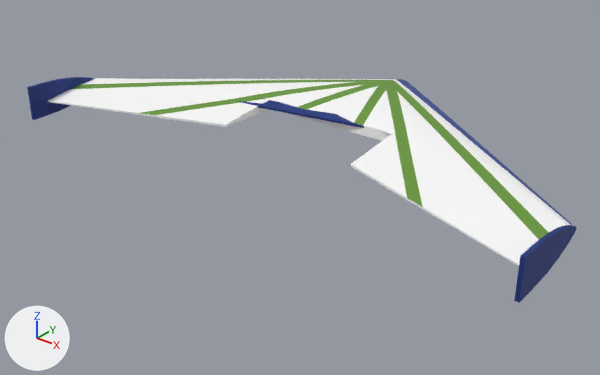
One commit to the Blender file Art/Aircraft/Wing/Wing.blend: the scene before it, then after it.
Rendered twice from a 50 mm camera at (0.628, -0.872, 0.405) aimed at (-0.003, -0.083, -0.084). Lighting does not change. The marker at lower left points along +X, +Y and +Z.

Names of what the first picture shows: 'LeftElevon', 'Wing', 'WingTips'.
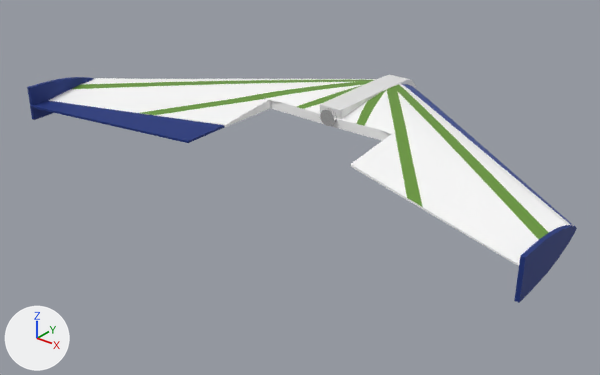
Pixel boxes [x1, y1, x2, y2] of what changed, in the pictures (600 x 375 px):
'LeftElevon', reshaped, moved, rescaled
    before: [238, 100, 364, 128]
    after: [30, 101, 224, 143]
'CenterPod', added
    after: [320, 75, 416, 119]
'Motor', added
    after: [320, 108, 337, 126]
part 1 of me_plane, built on
    before: [255, 79, 451, 141]
    after: [254, 79, 451, 141]

What changed in the scene script:
```text
Add mat_shiny:
    mat_shiny = principled_material('Shiny')
    mat_shiny.base_color = (0.8, 0.8, 0.8)  # white #e7e7e7
    mat_shiny.metallic = 0.832
    mat_shiny.roughness = 0.105
Change me_plane:
    used by ob_wing; location = (0.0, 0.0952, -0.0053)
    remove me_plane.from_pydata(...)  # 28 vertices, 23 faces; spans x 0.0..0.375, y -0.307..0.084, z -0.008..0.021
    add me_plane.from_pydata(...)  # 36 vertices, 31 faces; spans x 0.0..0.375, y -0.307..0.077, z -0.008..0.021
    me_plane part 1
    8 faces are deleted
    2 vertices move from x 0.0, y 0.084, z -0.007..0.004 to x 0.0, y 0.074, z -0.007..0.004
    8 vertices are added at x 0.01, y -0.118..0.077, z -0.007..0.021
    16 new faces join them
Change me_plane_004:
    where me_plane_004.from_pydata(...)  # 4 vertices, 1 face; spans x -0.136..0.136, y -0.058..0.058, z 0.0
    used by ob_leftelevon; location = (0.0, 0.0, 0.0); scale = (-1.0, 1.0, 1.0)
    me_plane_004 part 2
    me_plane_004.vertices[0].co: (-0.136, -0.011, 0.0) -> (0.136, -0.011, 0.0)
    me_plane_004.vertices[1].co: (0.135, -0.058, 0.0) -> (-0.135, -0.058, 0.0)
    me_plane_004.vertices[2].co: (-0.135, 0.058, 0.0) -> (0.135, 0.058, 0.0)
    me_plane_004.vertices[3].co: (0.136, -0.031, 0.0) -> (-0.136, -0.031, 0.0)
Add me_cylinder:
    me_cylinder.from_pydata(...)  # 64 vertices, 33 faces; spans x -0.0115..0.0115, y -0.0031..0.0031, z -0.0115..0.0115
    me_cylinder.polygons.foreach_set('use_smooth', [True] * 33)
    me_cylinder.materials.append(mat_shiny)  # white #e7e7e7
Add me_cube:
    me_cube.from_pydata(...)  # 24 vertices, 22 faces; spans x -0.018..0.018, y -0.096..0.095, z -0.01..0.014
    me_cube.polygons.foreach_set('use_smooth', [True] * 22)
Change ob_leftelevon:
    ob_leftelevon.scale: (-1.0, 1.0, 1.0) -> (1.0, 1.0, 1.0)
    ob_leftelevon.location: (0.0, 0.0, 0.0) -> (-0.238, -0.1791, -0.009)
Add ob_motor:
    ob_motor = bpy.data.objects.new('Motor', me_cylinder)
    ob_motor.location = (0.0, -0.0257, 0.0006)
Add ob_centerpod:
    ob_centerpod = bpy.data.objects.new('CenterPod', me_cube)
    ob_centerpod.location = (0.0, 0.074, 0.0)
    _m = ob_centerpod.modifiers.new('Bevel', 'BEVEL')
    _m.width = 0.001
    _m.width_pct = 0.001
    _m.segments = 2
    _m = ob_centerpod.modifiers.new('Subdivision', 'SUBSURF')
```
